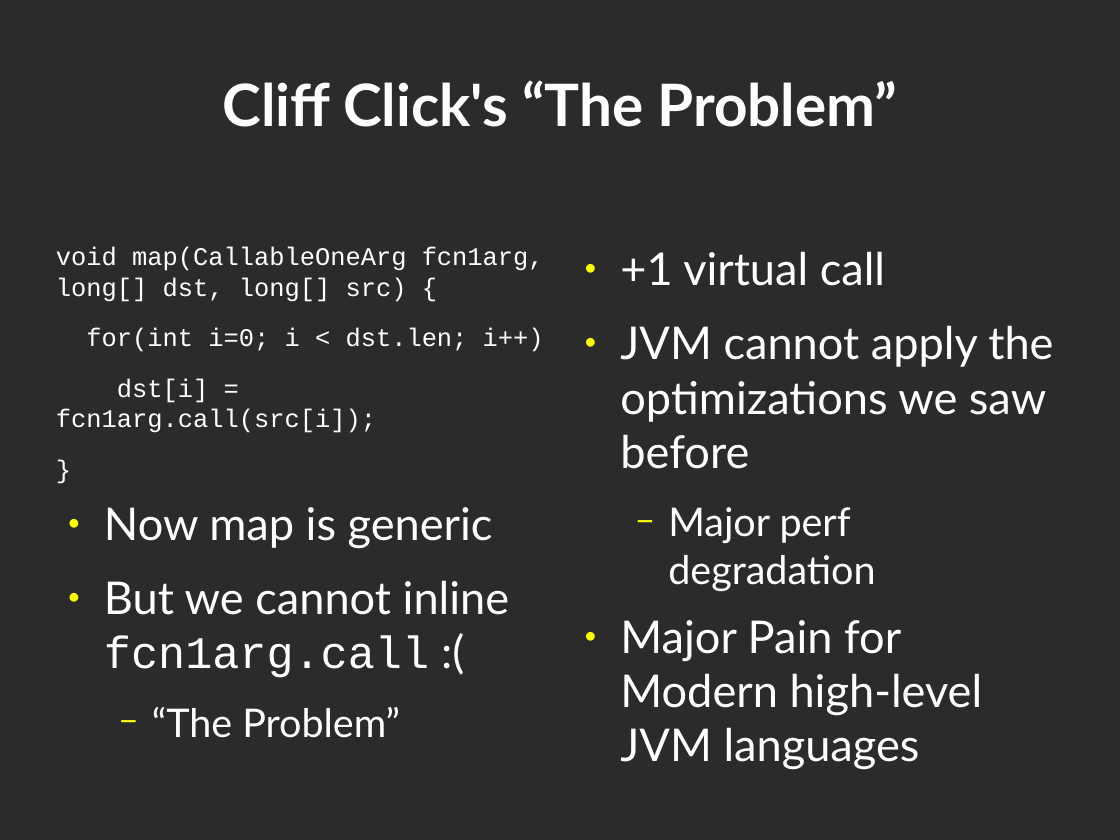
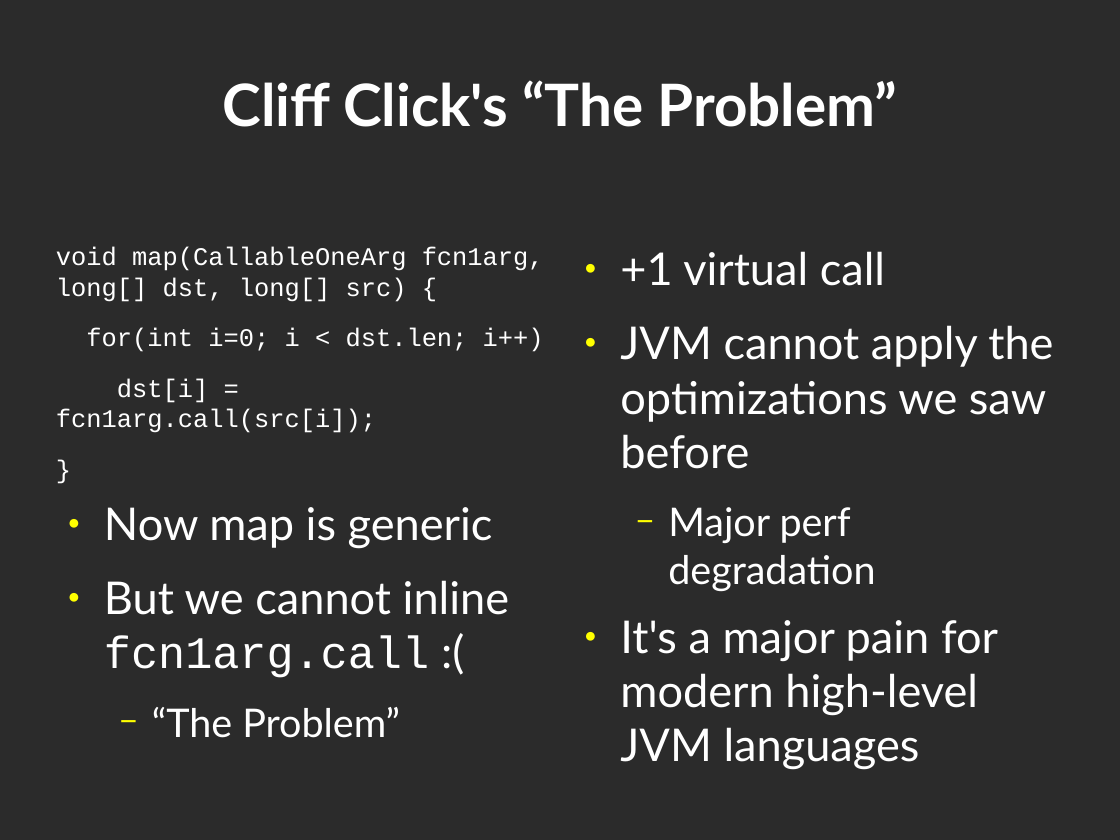
Before and after one commit to geo-kollias/msc-thesis-tex, a slide deck: slide 4 of geokollias_msc_thesis_pres.odp. Drawn at 1120x840 pixels with LibreOffice and Linux fonts; fonts in the diff are those of the drawing; background and template pictures are left out; a plain dark background stands for a picture behind light text. Boxes give left, top, right and bottom in pixels: in the first picture for what was removed or moved away, otherwise in the second. Text is boxed around its words. In the diff, an @@ line names an element or a change of style, - is before the commit and + after.

```diff
--- a/geokollias_msc_thesis_pres.odp
+++ b/geokollias_msc_thesis_pres.odp
@@ text at (x1=620, y1=620, x2=998, y2=770): text changed @@
-● Major Pain for Modern high-level JVM languages
+● It's a major pain for modern high-level JVM languages
```
Also in this commit, not shown: 1 other slide changed, 7 slides added, 1 slide removed, 2 other files.
